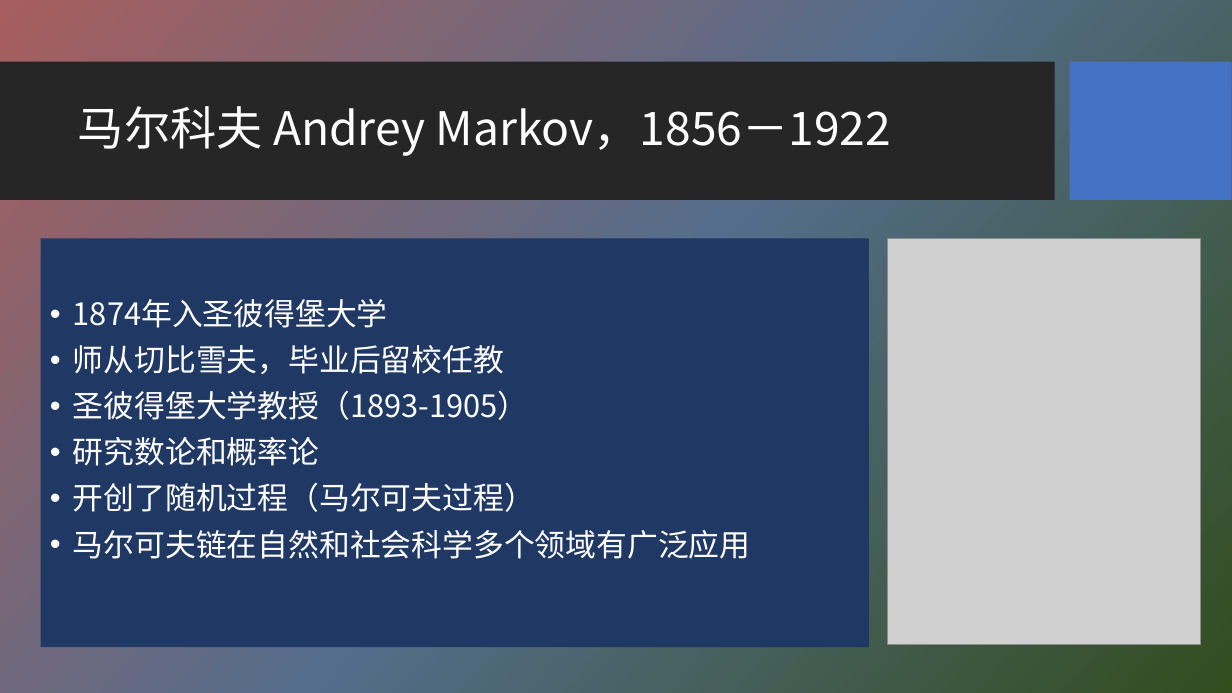
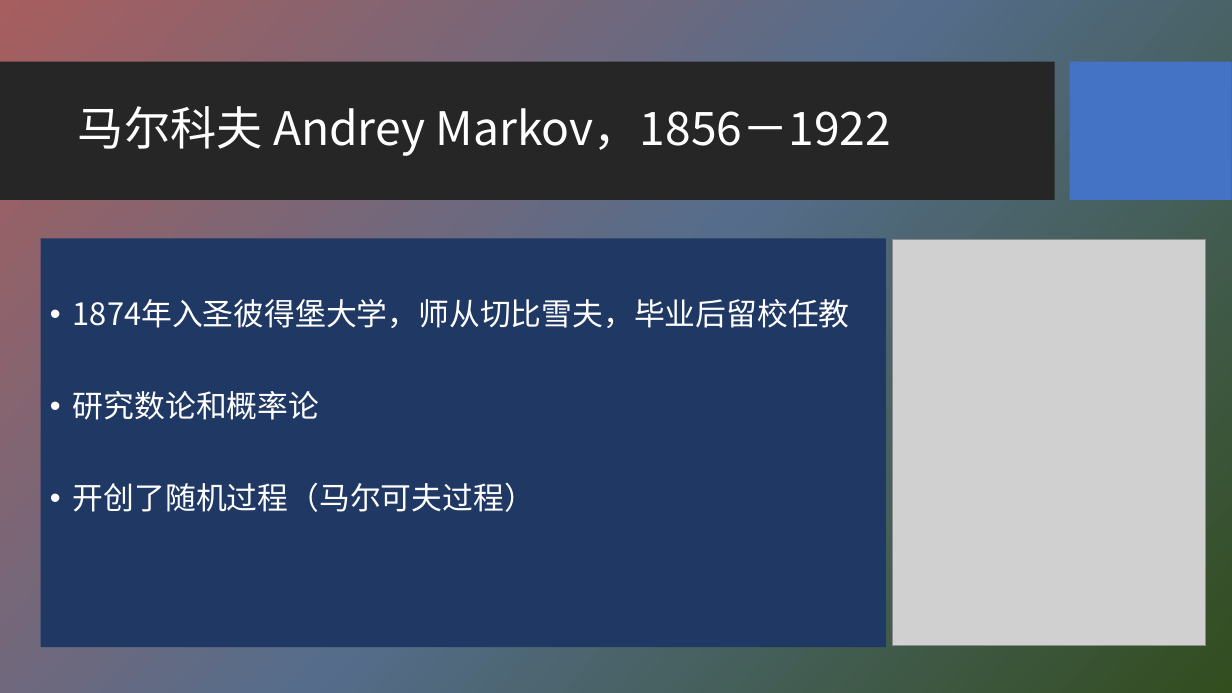
Before and after one commit to HBU/NLP_PPT, a slide deck: slide 5 of PPT-2020/ch03 n元语法模型.pptx. Drawn at 1232x693 pixels with LibreOffice and Linux fonts; fonts in the diff are those of the drawing; grey boxes stand for pictures; background and template pictures are left out. Boxes give left, top, right and bottom in pixels: in the first picture for what was removed or moved away, otherwise in the second. Text is boxed around its words. In the diff, an @@ line names an element or a change of style, - is before the commit and + after.

```diff
--- a/PPT-2020/ch03 n元语法模型.pptx
+++ b/PPT-2020/ch03 n元语法模型.pptx
@@ text "1874年入圣彼得堡大学，师从切比雪夫，毕业后留校任教": place and size @@
-text "1874年入圣彼得堡大学，师从切比雪夫，毕业后留校任教" at (41,238,870,647)
+text "1874年入圣彼得堡大学，师从切比雪夫，毕业后留校任教" at (41,238,886,647)
@@ picture: place and size @@
-picture at (887,238,1200,645)
+picture at (893,239,1205,646)
@@ text at (73,299,850,328): text changed @@
-• 1874年入圣彼得堡大学
-• 师从切比雪夫，毕业后留校任教
-• 圣彼得堡大学教授（1893-1905）
+• 1874年入圣彼得堡大学，师从切比雪夫，毕业后留校任教
@@ text at (73,530,751,559): paragraph removed @@
-• 马尔可夫链在自然和社会科学多个领域有广泛应用
```
Also in this commit, not shown: 16 other slides changed, 1 slide removed.
